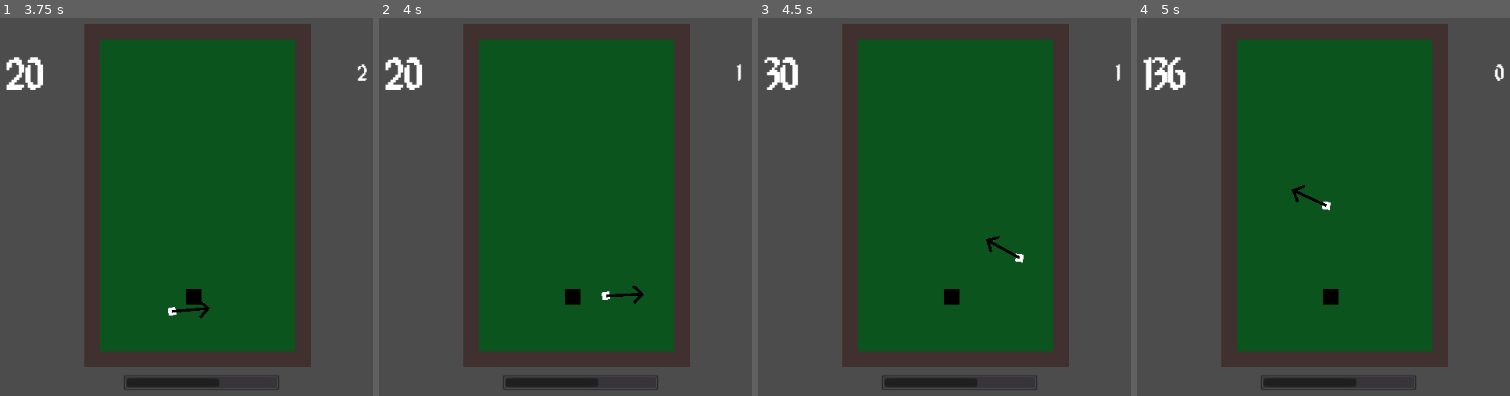
Above: before the commit, frames 1-4 (left to right).
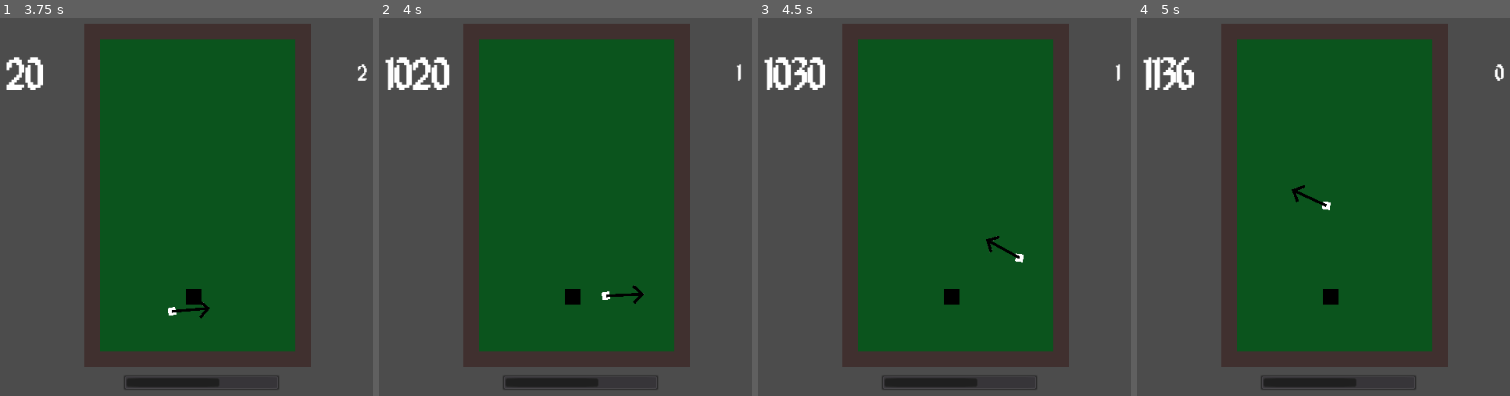
Above: after the commit, the same moments.

Repository: kenset/Par-One
Game: Godot game, scene res://PlayScene.tscn
Two runs of this game, one before a commit and one after it. Both use one fixed random seed, a clock stepped at 60 frames per second and the inputs below.
Inputs (mouse positions are in pixels of both pictures, inside the frame that each line leads up to):
- Up to frame 1 (3.75 s): tap Enter at 0.5 s; move the mouse to (outside the picture) at 0.52 s; move the mouse to (130, 233) at 1.27 s; hold A 1.28-2.03 s; tap Space at 2 s; move the mouse to (369, 108) at 2.02 s; move the mouse to (249, 305) at 2.77 s; move the mouse to (outside the picture) at 3.52 s; hold A from 3.53 s (still down)
- Up to frame 2 (4 s): keep holding A
- Up to frame 3 (4.5 s): keep holding A; move the mouse to (806, 138) at 4.27 s
- Up to frame 4 (5 s): keep holding A

Frame 1 is identical in both runs. In frame 2, 1.0% of the frame differs, in the area x 1-20%, y 10-20%; in frame 3, 1.0%, in the area x 2-18%, y 10-20%; in frame 4, 0.7%.

Commit message:
Adds points to high score if ball collides with the hole

Diff:
--- /dev/null
+++ b/Hole.gd
@@ -0,0 +1,16 @@
+extends Node2D
+
+signal score_points
+
+func _ready():
+	$Area2D.connect("body_entered", self, "_on_body_entered")
+
+#func _process(delta):
+#	pass
+
+func _on_body_entered(body):
+	hole_in_one()
+	emit_signal("score_points", 1000)
+
+func hole_in_one():
+	print("hole in one!")
--- a/Hole.tscn
+++ b/Hole.tscn
@@ -1,8 +1,11 @@
-[gd_scene load_steps=2 format=2]
+[gd_scene load_steps=3 format=2]
+
+[ext_resource path="res://Hole.gd" type="Script" id=1]
 
 [sub_resource type="RectangleShape2D" id=1]
 
 [node name="Hole" type="Node2D"]
+script = ExtResource( 1 )
 
 [node name="ColorRect" type="ColorRect" parent="."]
 margin_right = 20.0
--- a/PlayScene.gd
+++ b/PlayScene.gd
@@ -10,6 +10,7 @@
 
 	self.connect("score_points", $HighScore, "_on_score_points")
 	$GolfBall.connect("score_points", $HighScore, "_on_score_points")
+	$Hole.connect("score_points", $HighScore, "_on_score_points")
 
 #func _process(delta):
 #	pass
--- a/PlayScene.tscn
+++ b/PlayScene.tscn
@@ -2,11 +2,11 @@
 
 [ext_resource path="res://PlayScene.gd" type="Script" id=1]
 [ext_resource path="res://Course.tscn" type="PackedScene" id=2]
-[ext_resource path="res://GolfBall.tscn" type="PackedScene" id=3]
-[ext_resource path="res://PowerMeter.tscn" type="PackedScene" id=4]
-[ext_resource path="res://Timer.tscn" type="PackedScene" id=5]
-[ext_resource path="res://HighScore.tscn" type="PackedScene" id=6]
-[ext_resource path="res://Hole.tscn" type="PackedScene" id=7]
+[ext_resource path="res://Hole.tscn" type="PackedScene" id=3]
+[ext_resource path="res://GolfBall.tscn" type="PackedScene" id=4]
+[ext_resource path="res://PowerMeter.tscn" type="PackedScene" id=5]
+[ext_resource path="res://Timer.tscn" type="PackedScene" id=6]
+[ext_resource path="res://HighScore.tscn" type="PackedScene" id=7]
 
 [node name="PlayScene" type="Node2D"]
 script = ExtResource( 1 )
@@ -14,17 +14,17 @@
 [node name="Course" parent="." instance=ExtResource( 2 )]
 position = Vector2( 250, 60 )
 
-[node name="GolfBall" parent="." instance=ExtResource( 3 )]
+[node name="Hole" parent="." instance=ExtResource( 3 )]
+position = Vector2( 380, 400 )
+
+[node name="GolfBall" parent="." instance=ExtResource( 4 )]
 position = Vector2( 380, 140 )
 
-[node name="PowerMeter" parent="." instance=ExtResource( 4 )]
+[node name="PowerMeter" parent="." instance=ExtResource( 5 )]
 position = Vector2( 300, 510 )
 
-[node name="Timer" parent="." instance=ExtResource( 5 )]
+[node name="Timer" parent="." instance=ExtResource( 6 )]
 position = Vector2( 600, 110 )
 
-[node name="HighScore" parent="." instance=ExtResource( 6 )]
+[node name="HighScore" parent="." instance=ExtResource( 7 )]
 position = Vector2( 150, 100 )
-
-[node name="Hole" parent="." instance=ExtResource( 7 )]
-position = Vector2( 380, 400 )
